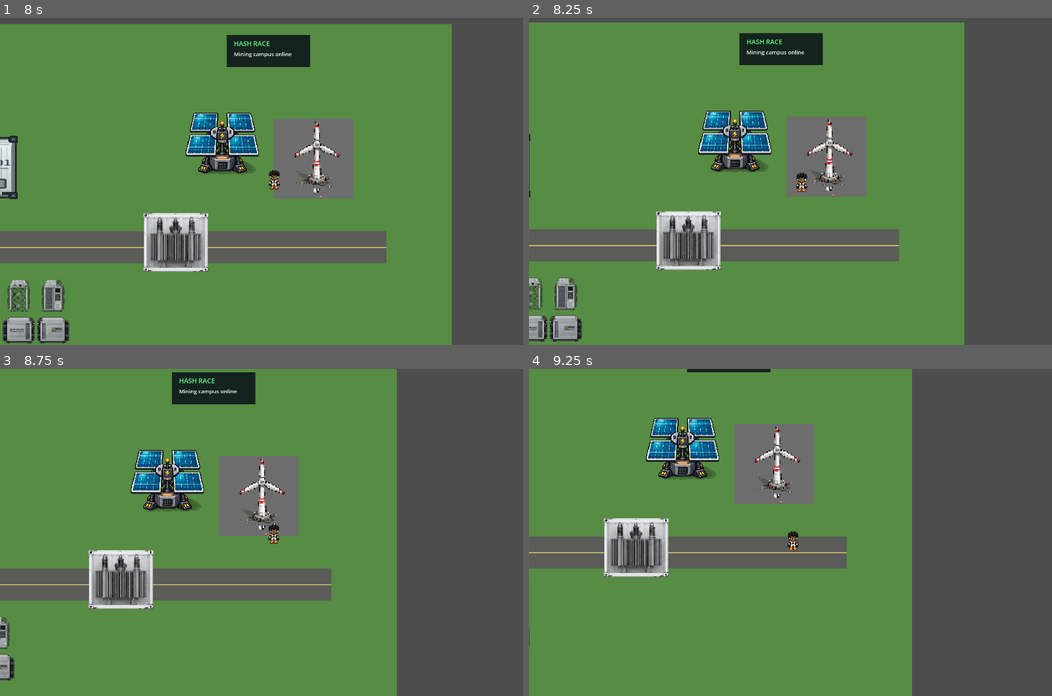
Above: before the commit, frames 1-4 (two rows, left to right).
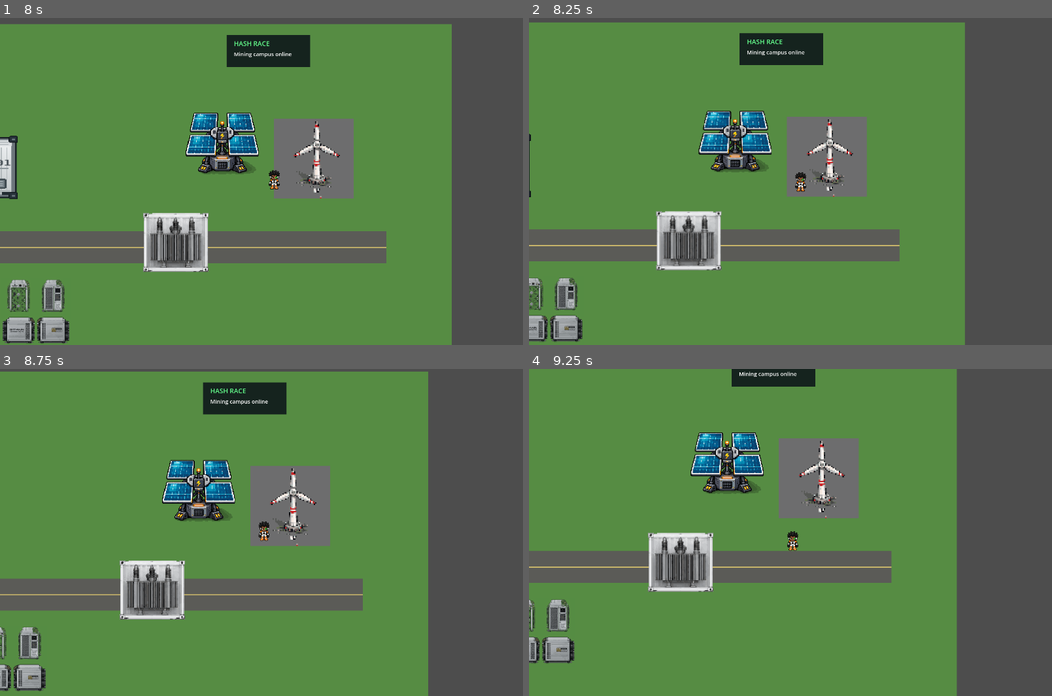
Above: after the commit, the same moments.

Repository: 1freetech/HashRace
Game: Godot game, scene res://scenes/campaign_setup.tscn
Two runs of this game, one before a commit and one after it. Both use one fixed random seed, a clock stepped at 60 frames per second and the inputs below.
Inputs (mouse positions are in pixels of both pictures, inside the frame that each line leads up to):
- Up to frame 1 (8 s): click "START MINING RACE" at 0.5 s; tap Enter (ui_accept) at 1.25, 1.52, 4.52, 7.52 s; move the mouse to (235, 246) at 1.27 s; hold Up (ui_up) 1.28-2 s; tap E at 1.35 s; click (235, 246) at 1.42 s; drag from (418, 230) to (235, 246) at 2.02 s; move the mouse to (104, 132) at 2.77 s; hold Left (ui_left) 2.78-3.5 s; tap 0 at 2.85 s; drag from (287, 181) to (104, 132) at 3.52 s; move the mouse to (183, 99) at 4.27 s; hold Down (ui_down) 4.28-5 s; tap R at 4.35 s; drag from (376, 165) to (183, 99) at 5.02 s; move the mouse to (156, 197) at 5.77 s; hold Up (ui_up) 5.78-6.5 s; tap 1 at 5.85 s; click (156, 197) at 5.92 s; drag from (313, 109) to (156, 197) at 6.52 s; move the mouse to (235, 246) at 7.27 s; hold Right (ui_right) from 7.28 s (still down); tap 3 at 7.35 s
- Up to frame 2 (8.25 s): release Right (ui_right) at 8 s; drag from (947, 230) to (764, 246) at 8.02 s
- Up to frame 3 (8.75 s): no input
- Up to frame 4 (9.25 s): move the mouse to (633, 483) at 8.77 s; hold Down (ui_down) from 8.78 s (still down); tap 5 at 8.85 s

Frame 1 is identical in both runs. In frame 2, 1.7% of the frame differs, in the area x 0-84%, y 1-100%; in frame 3, 24%; in frame 4, 27%, in the area x 0-82%, y 0-100%.

Commit message:
fix: ground live wind asset in stable runtime navigation

Diff:
--- a/Godot/scripts/world.gd
+++ b/Godot/scripts/world.gd
@@ -25,7 +25,8 @@
     "container": Rect2(280, 300, 330, 190),
     "solar": Rect2(1060, 210, 230, 230),
     "transformer": Rect2(950, 520, 180, 162),
-    "asic": Rect2(560, 700, 190, 190)
+    "asic": Rect2(560, 700, 190, 190),
+    "wind": Rect2(1310, 260, 220, 220)
 }
 
 func _ready() -> void:
@@ -90,7 +91,7 @@
     if WIND_ART == null:
         return
     var source := Rect2(Vector2.ZERO, Vector2(WIND_ART.get_width() / 2.0, WIND_ART.get_height() / 2.0))
-    draw_texture_rect_region(WIND_ART, Rect2(1310, 260, 220, 220), source)
+    draw_texture_rect_region(WIND_ART, CAMPUS.wind, source)
 
 func _draw_player() -> void:
     if PLAYER_ART == null:
@@ -109,5 +110,12 @@
 func _ground_foot(rect: Rect2) -> Rect2:
     return Rect2(rect.position + Vector2(rect.size.x * 0.16, rect.size.y * 0.74), Vector2(rect.size.x * 0.68, rect.size.y * 0.22))
 
+func debug_wind_ready() -> bool:
+    var foot := _ground_foot(CAMPUS.wind)
+    return WIND_ART != null \
+        and Vector2i(WIND_ART.get_size()) == Vector2i(128, 128) \
+        and foot.size.x > 0.0 \
+        and not grid_nav.world_is_walkable(foot.get_center())
+
 func debug_runtime_ready() -> bool:
-    return PLAYER_ART != null and CONTAINER_ART != null and TRANSFORMER_ART != null and SOLAR_ART != null and WIND_ART != null and ASIC_ART != null and grid_nav.blocked_count() > 0
+    return PLAYER_ART != null and CONTAINER_ART != null and TRANSFORMER_ART != null and SOLAR_ART != null and WIND_ART != null and ASIC_ART != null and grid_nav.blocked_count() > 0 and debug_wind_ready()
